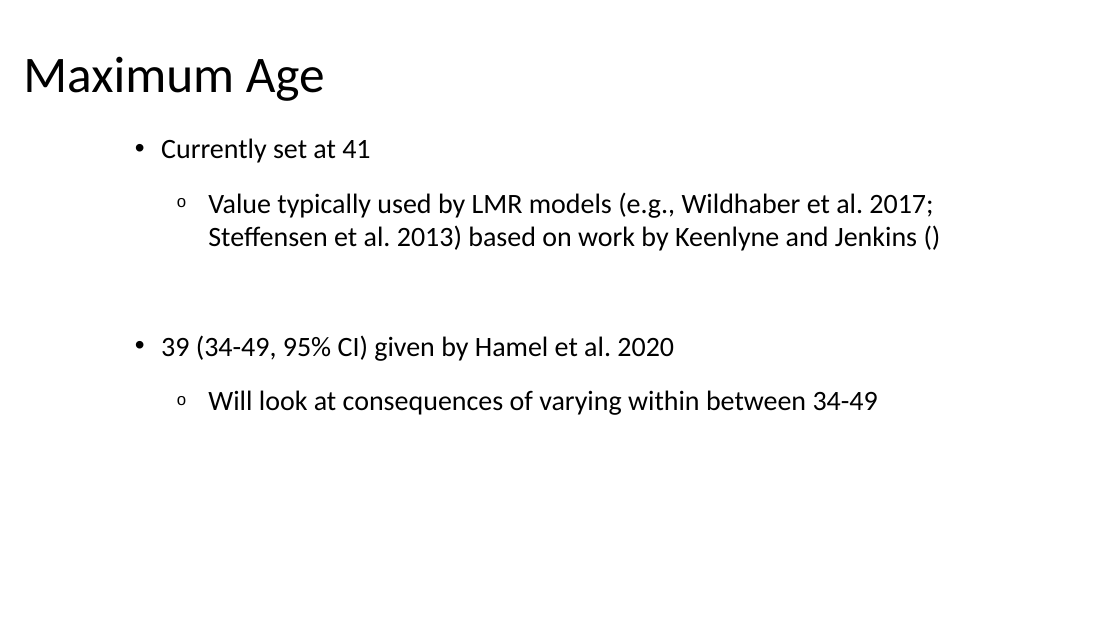
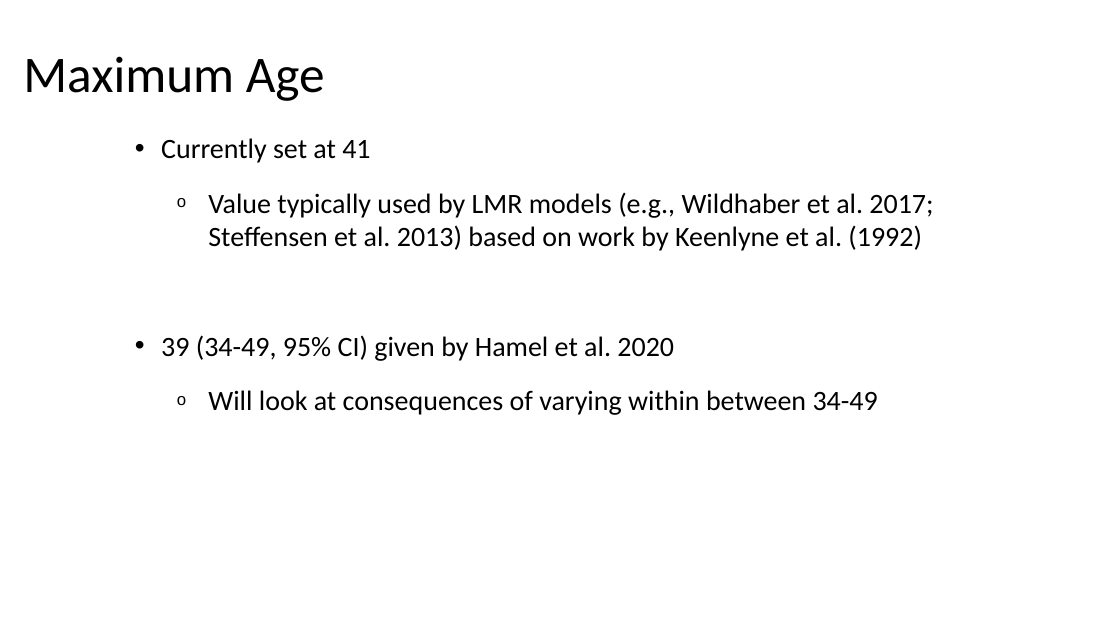
Before and after one commit to sreynolds2/LMOR-DPM, a slide deck: slide 3 of documents/Parameterization.pptx. Drawn at 1120x630 pixels with LibreOffice and Linux fonts; fonts in the diff are those of the drawing. Boxes give left, top, right and bottom in pixels: in the first picture for what was removed or moved away, otherwise in the second. Text is boxed around its words. In the diff, an @@ line names an element or a change of style, - is before the commit and + after.

```diff
--- a/documents/Parameterization.pptx
+++ b/documents/Parameterization.pptx
@@ text at (208,193,933,251): text changed @@
-  o Value typically used by LMR models (e.g., Wildhaber et al. 2017; Steffensen et al. 2013) based on work by Keenlyne and Jenkins ()
+  o Value typically used by LMR models (e.g., Wildhaber et al. 2017; Steffensen et al. 2013) based on work by Keenlyne et al. (1992)
```
Also in this commit, not shown: 6 other slides changed, 1 slide added, 16 other files.
